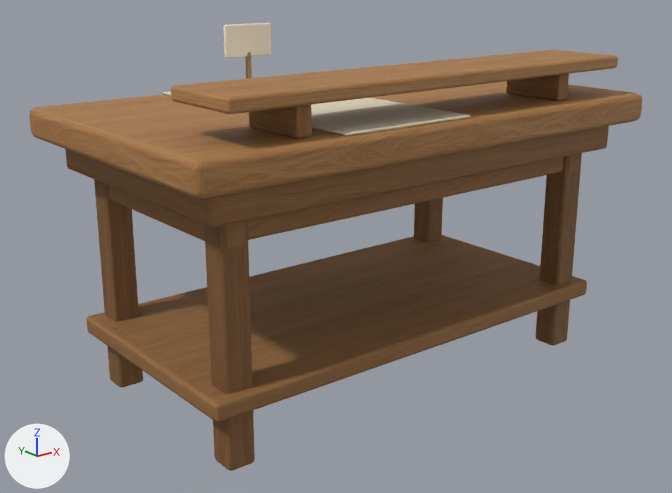
An edit to the glTF model assets/masters/native-v4/display-2.glb, drawn before and after from the same camera.
Rendered twice from a camera (50 mm lens) standing at (-2.08, -2.52, 1.48) and looking at (-0.07, 0.0, 0.47). The axes (+X, +Y, +Z) are drawn at lower left. The lights are the same throughout. The first picture is the older version. Vertices at exactly the same position are counted once.

Names of what the first picture shows: 'display-2'.
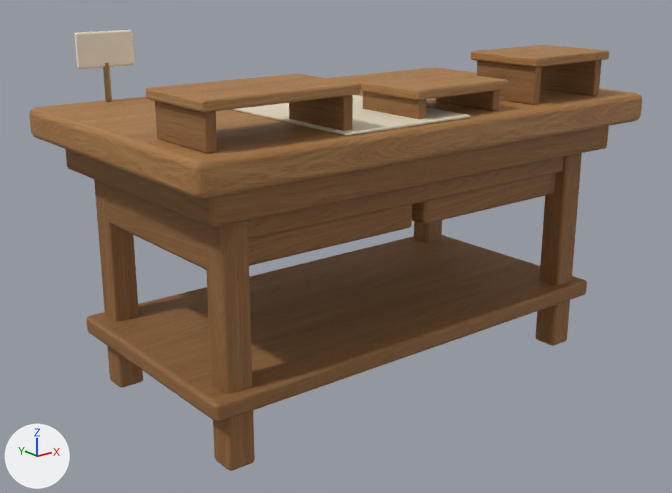
Location of each change, [x1, y1, x2, y2] in pixels of the pictures (672 x 493 px; the box of a moved part takes in the faces that stretch with it):
'display-2', reshaped: before [29, 23, 642, 471]; after [29, 30, 642, 471]
part 1 of me_mesh_0, moved or reshaped: before [171, 50, 618, 114]; after [146, 74, 361, 113]
part 2 of me_mesh_0, added (brown): after [356, 71, 508, 100]
part 3 of me_mesh_0, added (brown): after [471, 45, 609, 67]
part 4 of me_mesh_0, added (brown): after [105, 184, 412, 270]
part 5 of me_mesh_0, added (brown): after [412, 173, 556, 224]
part 6 of me_mesh_0, moved or reshaped: before [249, 105, 312, 139]; after [155, 101, 217, 153]
part 7 of me_mesh_0, moved or reshaped: before [506, 74, 569, 101]; after [289, 95, 353, 131]
part 8 of me_mesh_0, added (brown): after [363, 91, 427, 119]
part 9 of me_mesh_0, added (brown): after [436, 90, 500, 111]
part 10 of me_mesh_0, added (brown): after [477, 61, 541, 105]
part 11 of me_mesh_0, added (brown): after [540, 60, 602, 96]
part 12 of me_mesh_0, moved or reshaped: before [245, 52, 252, 79]; after [103, 63, 112, 101]
part 13 of me_mesh_0, moved or reshaped: before [223, 23, 271, 58]; after [75, 30, 134, 69]
part 14 of me_mesh_0, edited (looks the same): [86, 235, 587, 422] in both
part 15 of me_mesh_0, edited (looks the same): [94, 153, 582, 471] in both

What changed in the scene script:
```text
Change me_mesh_0:
    remove me_mesh_0.from_pydata(...)  # 1146 vertices, 2216 faces; spans x -0.95..0.95, y -0.55..0.56, z 0.0..1.23
    add me_mesh_0.from_pydata(...)  # 1818 vertices, 3512 faces; spans x -0.95..0.95, y -0.55..0.56, z 0.0..1.23
    me_mesh_0 part 1: the loose piece of 56 vertices spanning x -0.82..0.82, y -0.51..-0.21, z 1.09..1.13 is scaled about its middle by (0.312, 1.02, 0.725), then moved by (-0.64, 0.0, 0.01)
    me_mesh_0 part 2: the loose piece of 56 vertices spanning x -0.82..0.82, y -0.51..-0.21, z 1.09..1.13 is copied, and the copy is scaled about its middle by (0.239, 1.02, 0.725), then moved by (0.05, 0.01, -0.03); it spans x -0.15..0.25, y -0.5..-0.2, z 1.06..1.09
    me_mesh_0 part 3: the loose piece of 56 vertices spanning x -0.82..0.82, y -0.51..-0.21, z 1.09..1.13 is copied, and the copy is scaled about its middle by (0.239, 1.02, 0.725), then moved by (0.58, 0.01, 0.03); it spans x 0.38..0.78, y -0.5..-0.2, z 1.12..1.15
    me_mesh_0 part 4: the loose piece of 56 vertices spanning x -0.87..0.87, y -0.47..0.47, z 0.78..0.89 is copied, and the copy is scaled about its middle by (0.44, 0.762, 1.95), then moved by (-0.41, 0.0, -0.13), in mat_mat_warm_wood_v1__ad8355_1_r0_73_m0_ior1_5_opaque_ds0_linear_srgb_v2_v11_oak_neutral_tint; it spans x -0.8..-0.03, y -0.36..0.36, z 0.61..0.8
    me_mesh_0 part 5: the loose piece of 56 vertices spanning x -0.87..0.87, y -0.47..0.47, z 0.78..0.89 is copied, and the copy is scaled about its middle by (0.44, 0.762, 1.95), then moved by (0.41, 0.0, -0.13), in mat_mat_warm_wood_v1__ad8355_1_r0_73_m0_ior1_5_opaque_ds0_linear_srgb_v2_v11_oak_neutral_tint; it spans x 0.03..0.8, y -0.36..0.36, z 0.61..0.8
    me_mesh_0 part 6: the loose piece of 56 vertices spanning x -0.59..-0.53, y -0.48..-0.24, z 0.99..1.09 is scaled about its middle by (0.638, 1.12, 1.19), then moved by (-0.3, 0.0, 0.01)
    me_mesh_0 part 7: the loose piece of 56 vertices spanning x 0.53..0.59, y -0.48..-0.24, z 0.99..1.09 is scaled about its middle by (0.638, 1.12, 1.19), then moved by (-0.98, 0.0, 0.01)
    me_mesh_0 part 8: the loose piece of 56 vertices spanning x -0.59..-0.53, y -0.48..-0.24, z 0.99..1.09 is copied, and the copy is scaled about its middle by (0.638, 1.12, 0.725), then moved by (0.45, 0.01, -0.01); it spans x -0.13..-0.1, y -0.48..-0.22, z 0.99..1.06
    me_mesh_0 part 9: the loose piece of 56 vertices spanning x 0.53..0.59, y -0.48..-0.24, z 0.99..1.09 is copied, and the copy is scaled about its middle by (0.638, 1.12, 0.725), then moved by (-0.35, 0.01, -0.01); it spans x 0.2..0.23, y -0.48..-0.22, z 0.99..1.06
    me_mesh_0 part 10: the loose piece of 56 vertices spanning x 0.53..0.59, y -0.48..-0.24, z 0.99..1.09 is copied, and the copy is scaled about its middle by (0.638, 1.12, 1.42), then moved by (-0.14, 0.01, 0.02); it spans x 0.4..0.43, y -0.48..-0.22, z 0.99..1.12
    me_mesh_0 part 11: the loose piece of 56 vertices spanning x 0.53..0.59, y -0.48..-0.24, z 0.99..1.09 is copied, and the copy is scaled about its middle by (0.638, 1.12, 1.42), then moved by (0.19, 0.01, 0.02); it spans x 0.73..0.76, y -0.48..-0.22, z 0.99..1.12
    me_mesh_0 part 12: the loose piece of 26 vertices spanning x -0.11..-0.09, y 0.48..0.5, z 1.0..1.12 is moved by (-0.58, 0.0, 0.0)
    me_mesh_0 part 13: the loose piece of 44 vertices spanning x -0.2..0.0, y 0.48..0.5, z 1.11..1.23 is moved by (-0.58, 0.0, 0.0)
    me_mesh_0 part 14: 108 faces spanning x -0.86..0.86, y -0.44..0.44, z 0.19..0.26 switch from mat_mat_warm_wood_v1__b08c60_1_r0_73_m0_ior1_5_opaque_ds0_linear_srgb_v2_v11_oak_neutral_tint to mat_mat_warm_wood_v1__ad8355_1_r0_73_m0_ior1_5_opaque_ds0_linear_srgb_v2_v11_oak_neutral_tint
    me_mesh_0 part 15: 432 faces spanning x -0.8..0.8, y -0.41..0.41, z 0.0..0.89 switch from mat_mat_warm_wood_v1__997247_1_r0_73_m0_ior1_5_opaque_ds0_linear_srgb_v2_v11_oak_neutral_tint to mat_mat_warm_wood_v1__ad8355_1_r0_73_m0_ior1_5_opaque_ds0_linear_srgb_v2_v11_oak_neutral_tint
    other edits to the shape of me_mesh_0 do not show in these pictures
    remove me_mesh_0.materials.append(mat_mat_warm_wood_v1__a98155_1_r0_73_m0_ior1_5_opaque_ds0_linear_srgb_v2_v11_oak_neutral_tint)
    add me_mesh_0.materials.append(mat_mat_brushed_metal_v1__b39a64_1_r0_41_m0_65_ior1_5_opaque_ds0_linear_srgb_v2)  # brown #b39a64
```
